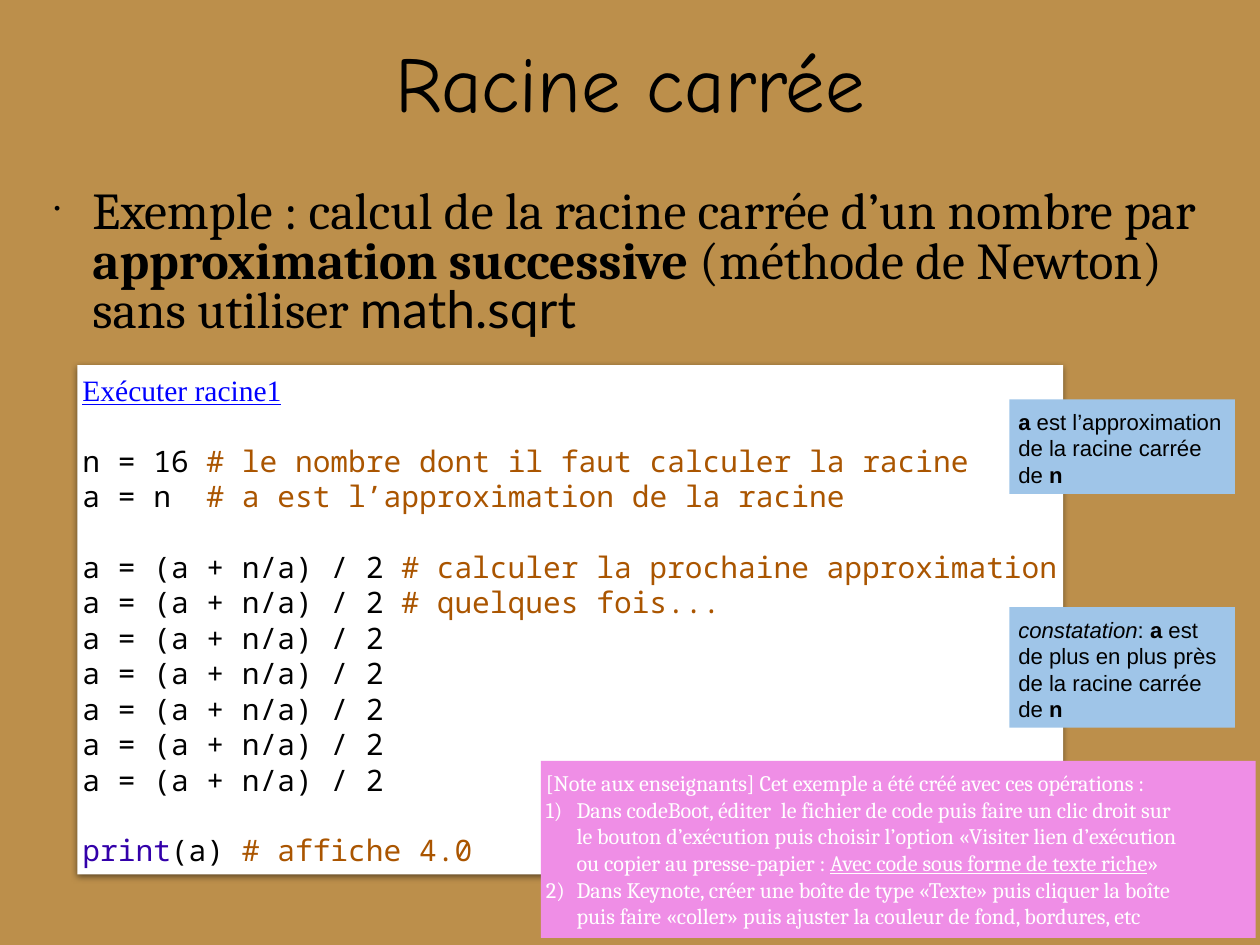
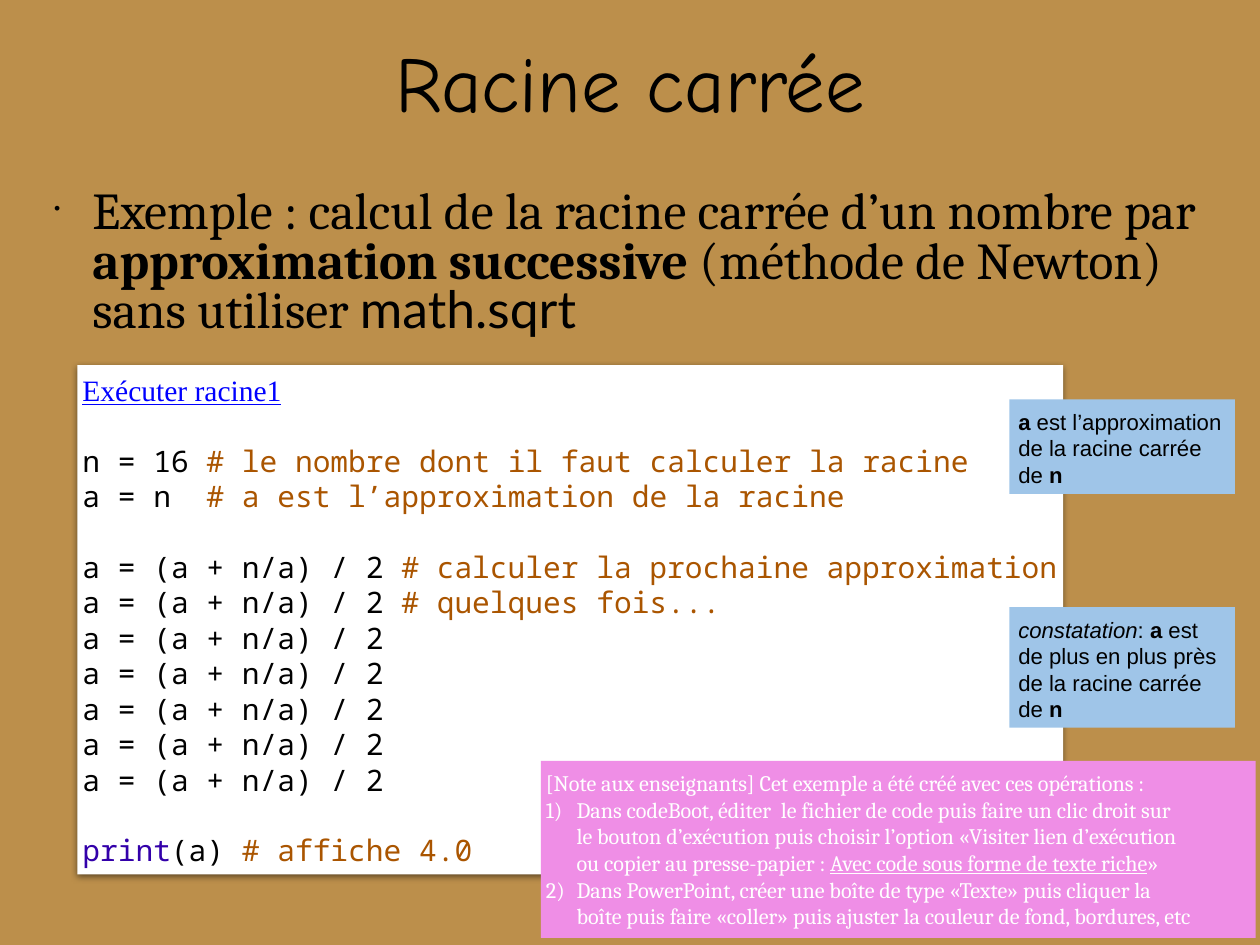
Before and after one commit to codeboot-org/presentations, a slide deck: slide 2 of powerpoint/fr/notes-de-cours-powerpoint.pptx. Drawn at 1260x945 pixels with LibreOffice and Linux fonts; fonts in the diff are those of the drawing; background and template pictures are left out. Boxes give left, top, right and bottom in pixels: in the first picture for what was removed or moved away, otherwise in the second. Text is boxed around its words. In the diff, an @@ line names an element or a change of style, - is before the commit and + after.

```diff
--- a/powerpoint/fr/notes-de-cours-powerpoint.pptx
+++ b/powerpoint/fr/notes-de-cours-powerpoint.pptx
@@ text at (577, 882, 1190, 929): text changed @@
-2) Dans Keynote, créer une boîte de type «Texte» puis cliquer la boîte
-   puis faire «coller» puis ajuster la couleur de fond, bordures, etc
+2) Dans PowerPoint, créer une boîte de type «Texte» puis cliquer la
+   boîte puis faire «coller» puis ajuster la couleur de fond, bordures, etc
```
Also in this commit, not shown: 2 other slides changed.
